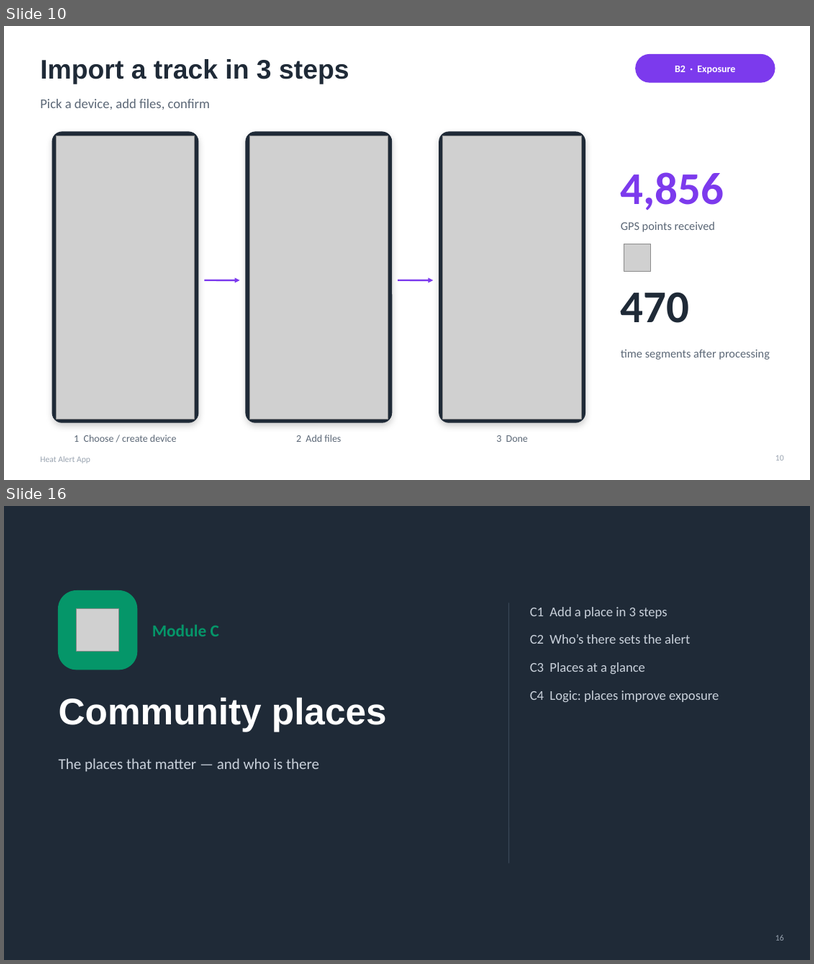
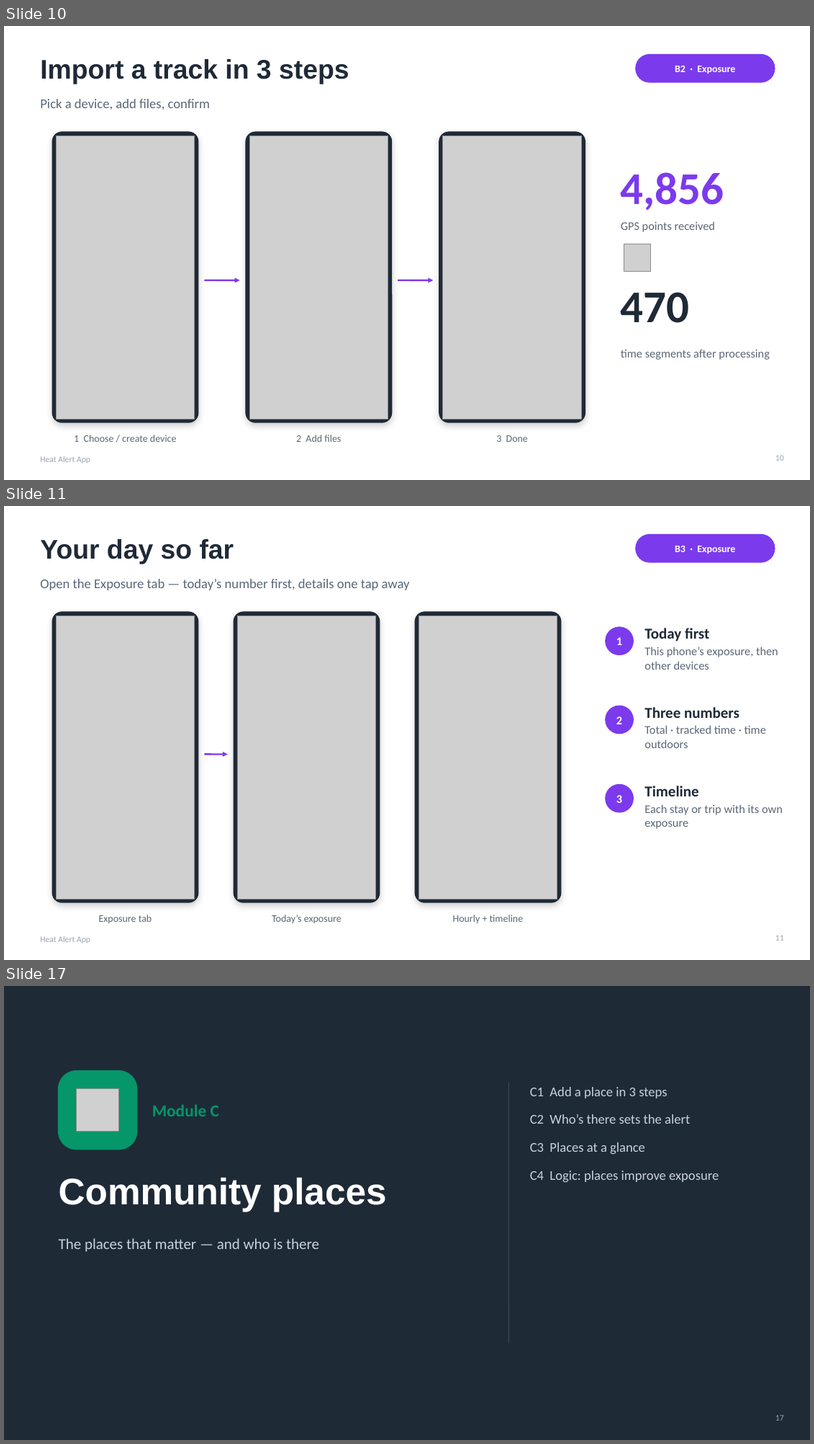
Before and after one commit to MungTsz/heat_alert_app, a slide deck: Claude outputs/Heat_Alert_App_Demo.pptx. Shown one above the other, each under a label of ours: slides 10 and 16 before the commit, slides 10, 11 and 17 after it; the slides between them are not shown. The pictures are 814x964 and 814x1444 pixels, drawn with LibreOffice and Linux fonts; fonts in the diff are those of the drawing; grey boxes stand for pictures. Boxes give left, top, right and bottom in pixels: in the first picture for what was removed or moved away, otherwise in the second. Text is boxed around its words. In the diff, an @@ line names an element or a change of style, - is before the commit and + after.

```diff
--- a/Claude outputs/Heat_Alert_App_Demo.pptx
+++ b/Claude outputs/Heat_Alert_App_Demo.pptx
@@ slide 11 added at (4,506,810,960), background #FFFFFF; not listed: 1 template element that a slide beside it also shows @@
@@ title added at (40,539,234,564), 32 pt, text #1F2A37, bold @@
+Your day so far
@@ rounded rectangle added at (636,534,775,562), fill #7C3AED, outline #7C3AED 1 pt @@
@@ text added at (675,546,736,554), 12 pt, text #FFFFFF, bold @@
+B3 · Exposure
@@ text added at (40,579,410,590), 16 pt, text #5B6776 @@
+Open the Exposure tab — today’s number first, details one tap away
@@ rounded rectangle added at (52,612,198,902), fill #1F2A37, outline #1F2A37 1 pt @@
@@ rounded rectangle added at (234,612,380,902), fill #1F2A37, outline #1F2A37 1 pt @@
@@ rounded rectangle added at (415,612,561,902), fill #1F2A37, outline #1F2A37 1 pt @@
@@ picture added at (56,615,195,898) @@
@@ picture added at (237,615,376,898) @@
@@ picture added at (419,615,558,898) @@
@@ ellipse added at (606,627,634,655), fill #7C3AED, outline #7C3AED 1 pt @@
@@ text added at (645,628,779,669), 14 pt, text #5B6776 @@
+Today first
+This phone’s exposure, then other devices
@@ text added at (617,637,622,645), 14 pt, text #FFFFFF, bold @@
+1
@@ ellipse added at (606,705,634,734), fill #7C3AED, outline #7C3AED 1 pt @@
@@ text added at (617,716,622,724), 14 pt, text #FFFFFF, bold @@
+2
@@ text added at (645,707,766,748), 14 pt, text #5B6776 @@
+Three numbers
+Total · tracked time · time outdoors
@@ arrow added from (204, 754) to (228, 754), #7C3AED 2 pt @@
@@ ellipse added at (606,784,634,812), fill #7C3AED, outline #7C3AED 1 pt @@
@@ text added at (645,785,783,829), 14 pt, text #5B6776 @@
+Timeline
+Each stay or trip with its own exposure
@@ text added at (617,795,622,803), 14 pt, text #FFFFFF, bold @@
+3
@@ text added at (99,914,152,923), 12 pt, text #5B6776 @@
+Exposure tab
@@ text added at (272,914,342,923), 12 pt, text #5B6776 @@
+Today’s exposure
@@ text added at (453,914,524,923), 12 pt, text #5B6776 @@
+Hourly + timeline
@@ page number added at (776,935,784,940), 10 pt, text #9AA4B1 @@
+11
@@ what was slide 16 is now slide 17 @@
@@ page number at (776,1414,784,1420): text changed @@
-16
+17
```
Also in this commit, not shown: 8 slides changed, 7 other files.
